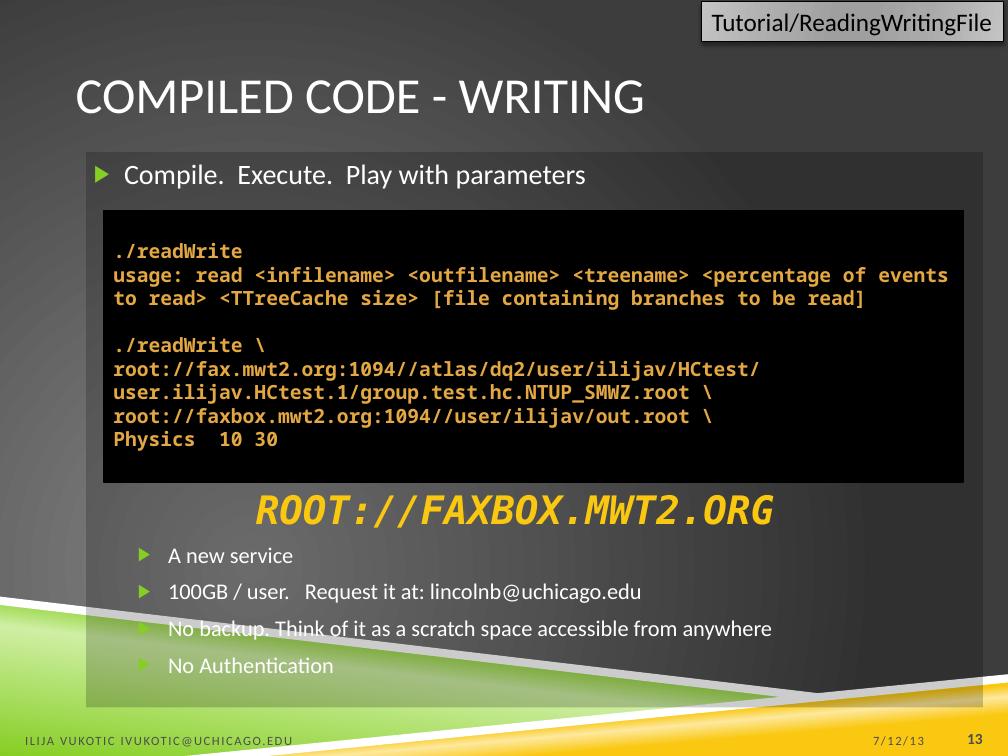
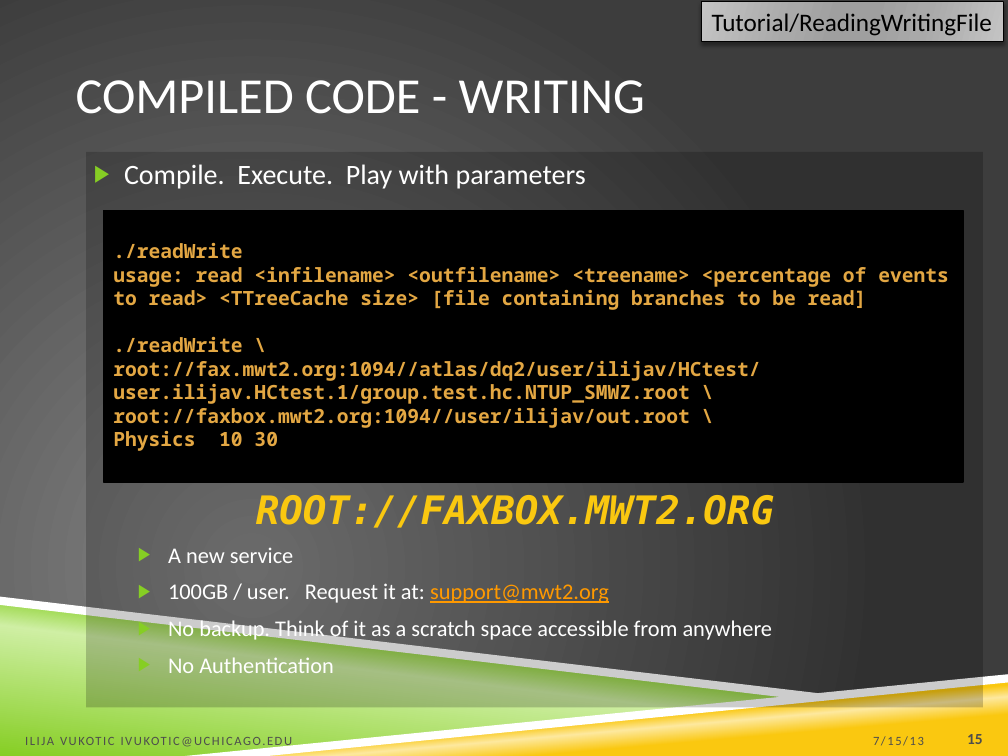
Before and after one commit to ivukotic/Tutorial, a slide deck: slide 15 of Tutorial.pptx (slide 13 before the commit). Drawn at 1008x756 pixels with LibreOffice and Linux fonts; fonts in the diff are those of the drawing; background and template pictures are left out. Boxes give left, top, right and bottom in pixels: in the first picture for what was removed or moved away, otherwise in the second. Text is boxed around its words. In the diff, an @@ line names an element or a change of style, - is before the commit and + after.

```diff
--- a/Tutorial.pptx
+++ b/Tutorial.pptx
@@ text at <box>168,583,609,603</box>: text changed @@
-  ▶ 100GB / user. Request it at: lincolnb@uchicago.edu
+  ▶ 100GB / user. Request it at: support@mwt2.org
@@ text at <box>873,736,924,746</box>: text changed @@
-7/12/13
+7/15/13
@@ page number at <box>967,734,983,744</box>: text changed @@
-13
+15
```
Also in this commit, not shown: 20 other slides changed, 3 slides added.
